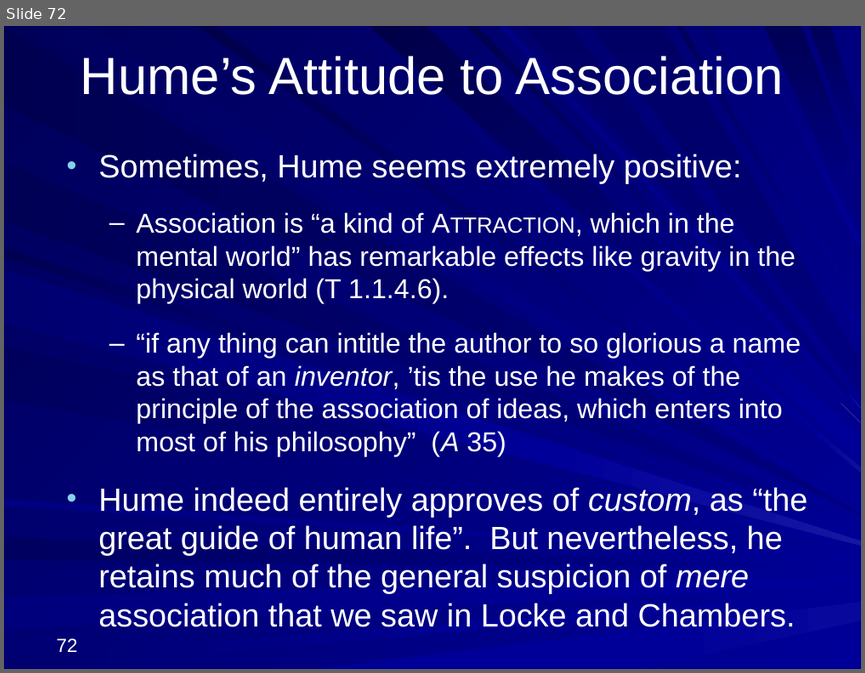
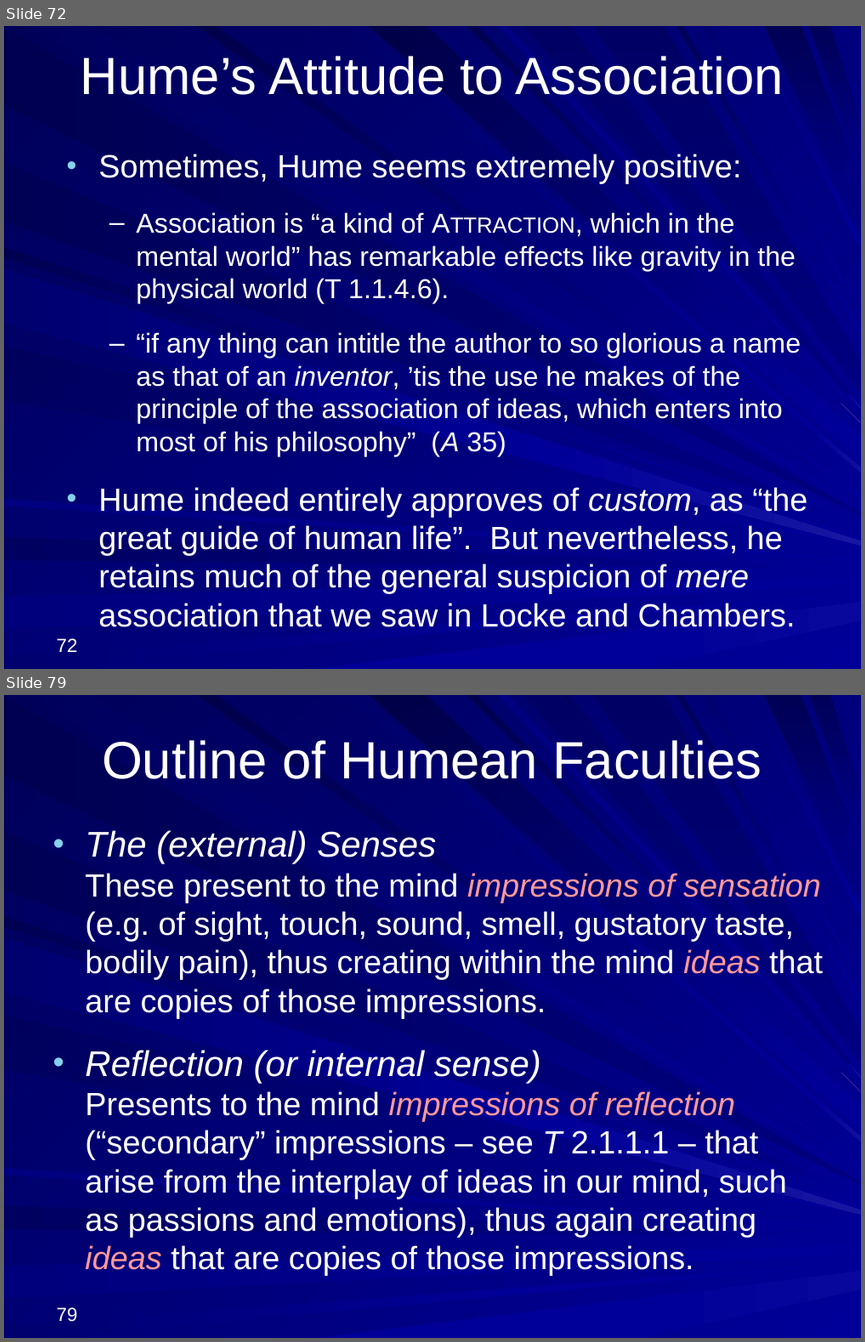
Before and after one commit to englishphilosophy/hume-texts-online, a slide deck: teaching/lectures/2024_Hume_MT_current.pptx. Shown one above the other, each under a label of ours: slide 72 before the commit, slides 72 and 79 after it; the slides between them are not shown. The pictures are 865x673 and 865x1342 pixels, drawn with LibreOffice and Linux fonts; fonts in the diff are those of the drawing. Boxes give left, top, right and bottom in pixels: in the first picture for what was removed or moved away, otherwise in the second. Text is boxed around its words. In the diff, an @@ line names an element or a change of style, - is before the commit and + after.

```diff
--- a/teaching/lectures/2024_Hume_MT_current.pptx
+++ b/teaching/lectures/2024_Hume_MT_current.pptx
@@ slide 79 added at [4, 695, 861, 1338], background gradient #000078 to #000099; not listed: 37 template elements that a slide beside it also shows @@
@@ title added at [102, 740, 761, 779], 44 pt, text #FFFFFF @@
+Outline of Humean Faculties
@@ text added at [85, 830, 823, 1276], 27 pt, text #FFFFFF @@
+• The (external) Senses
+  These present to the mind impressions of sensation (e.g. of sight, touch, sound, smell, gustatory taste, bodily pain), thus creating within the mind ideas that are copies of those impressions.
+• Reflection (or internal sense)
+  Presents to the mind impressions of reflection (“secondary” impressions – see T 2.1.1.1 – that arise from the interplay of ideas in our mind, such as passions and emotions), thus again creating ideas that are copies of those impressions.
@@ page number added at [57, 1307, 78, 1321], 16 pt, text #FFFFFF @@
+79
```
Also in this commit, not shown: 47 other slides added, 4 other files.
